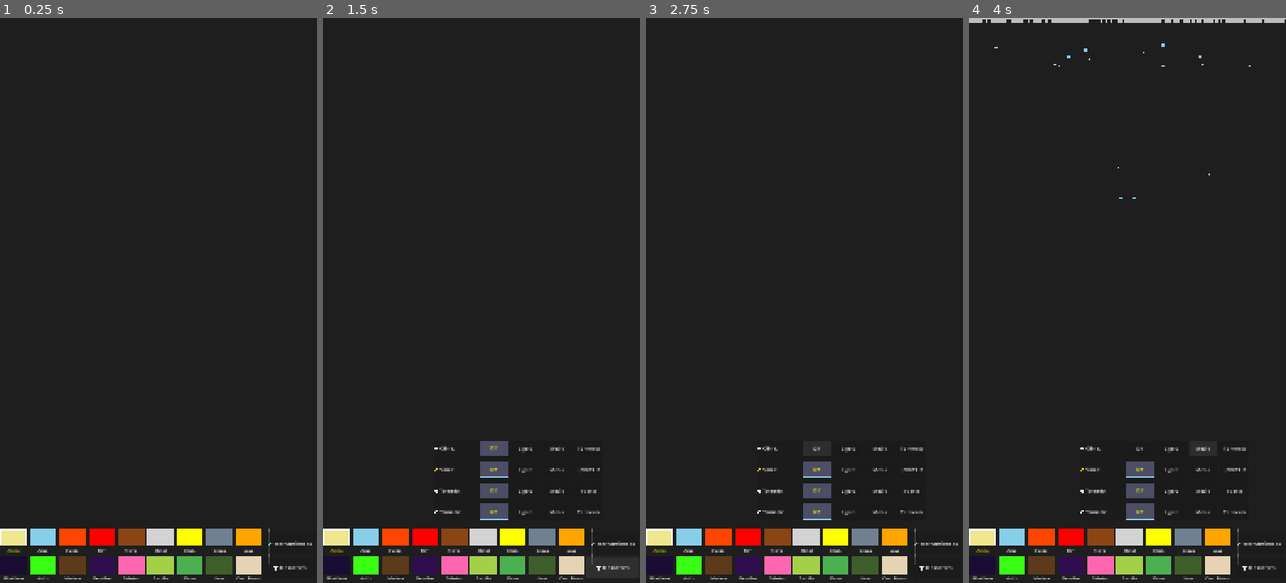
Above: before the commit, frames 1-4 (left to right).
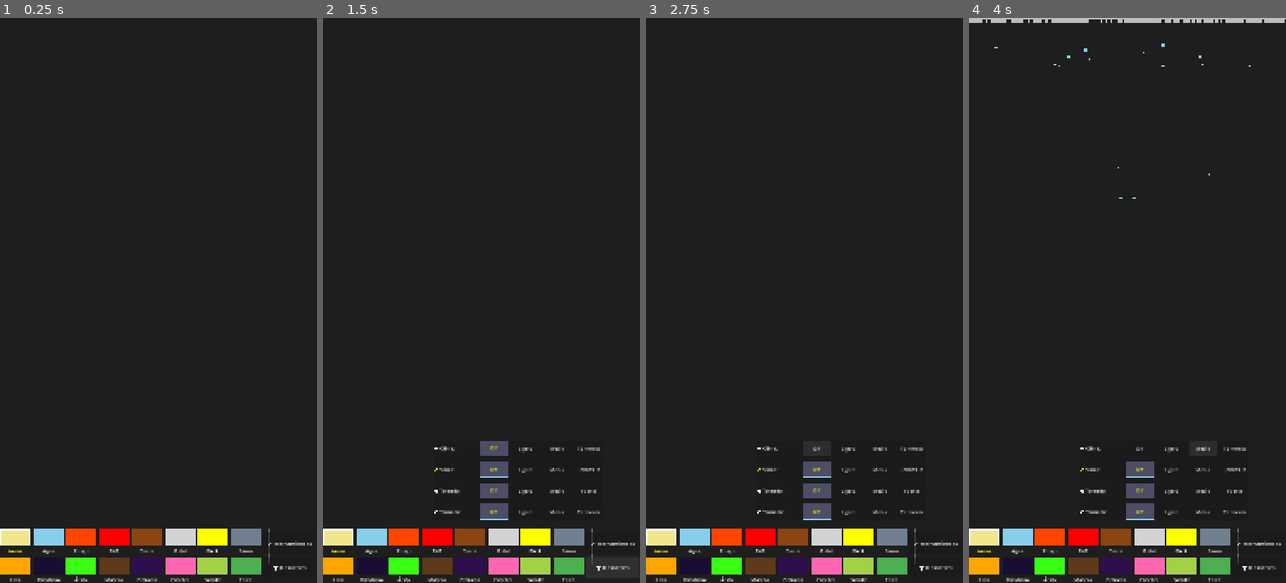
Above: after the commit, the same moments.

Repository: OmarSaez/Sandbox-game
Game: Godot game, scene res://scenes/main/main_scene.tscn
The game is run twice, just before and just after one commit, with the same random seed, the same clock (stepped at 60 frames per second) and the same inputs.
Inputs:
- Up to frame 1 (0.25 s): no input
- Up to frame 2 (1.5 s): click "🛠️ Herramientas" at 0.5 s; click "🌪️ Desastres" at 1.25 s
- Up to frame 3 (2.75 s): click "Off" at 2 s
- Up to frame 4 (4 s): click "Ligero" at 2.75 s; click "Medio" at 3.5 s

The runs differ from the first frame. In frame 1, 4.6% of the frame differs, in the area x 0-83%, y 90-100%; in frame 2, 4.6%; in frame 3, 4.6%; in frame 4, 4.6%.

Commit message:
Se ajusta la letras de los elementos agrandandola en todas las escalas

Diff:
--- a/sandbox/scripts/sandbox/sandbox_grid.gd
+++ b/sandbox/scripts/sandbox/sandbox_grid.gd
@@ -607,7 +607,7 @@
 	var s = _get_ui_scale()
 	var main_vbox = VBoxContainer.new()
 	main_vbox.alignment = BoxContainer.ALIGNMENT_CENTER
-	main_vbox.custom_minimum_size = Vector2(75 * s, 70 * s) # UNIFORM SIZE FOR ALL
+	main_vbox.custom_minimum_size = Vector2(85 * s, 70 * s) # SLIGHTLY WIDER FOR BIGGER FONT
 
 	# Icon Wrapper (for border)
 	var icon_panel = PanelContainer.new()
@@ -639,7 +639,7 @@
 	btn.text = tr[current_language][key]
 	btn.horizontal_alignment = HORIZONTAL_ALIGNMENT_CENTER
 	btn.mouse_filter = Control.MOUSE_FILTER_PASS
-	btn.add_theme_font_size_override("font_size", 12 * s) # Scaled font size
+	btn.add_theme_font_size_override("font_size", 14 * s) # Match other menu labels
 	# ALSO CLICKABLE LABEL
 	btn.gui_input.connect(func(event):
 		if event is InputEventMouseButton and event.pressed:
